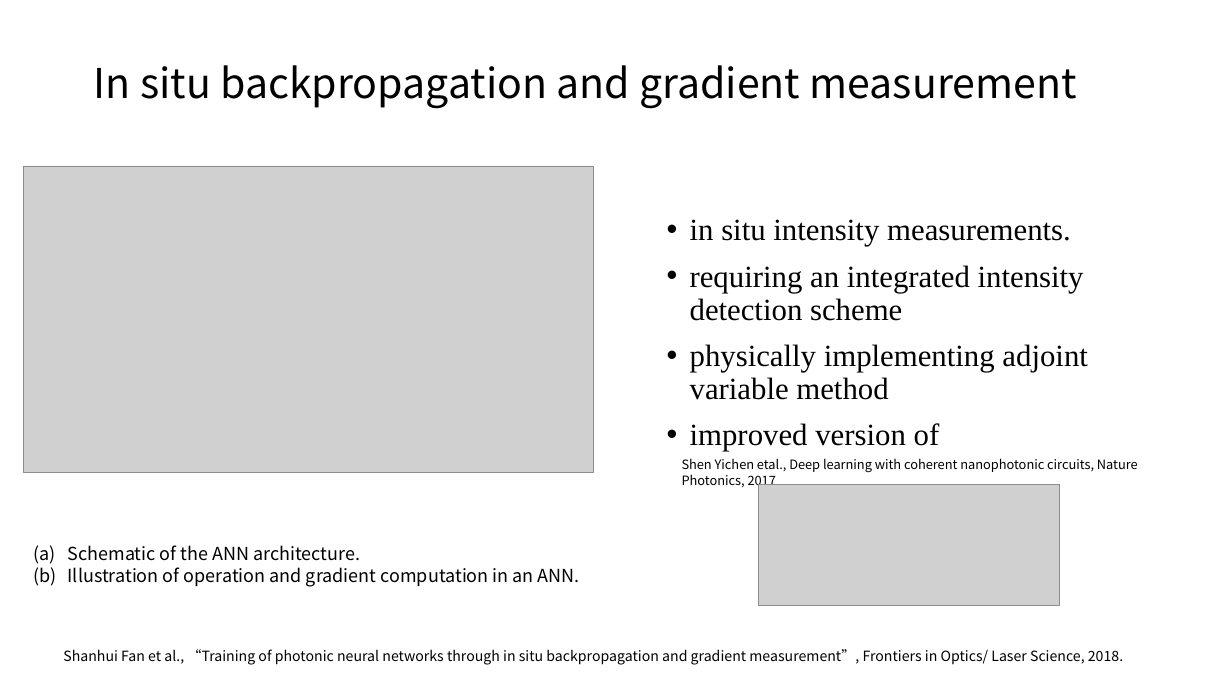
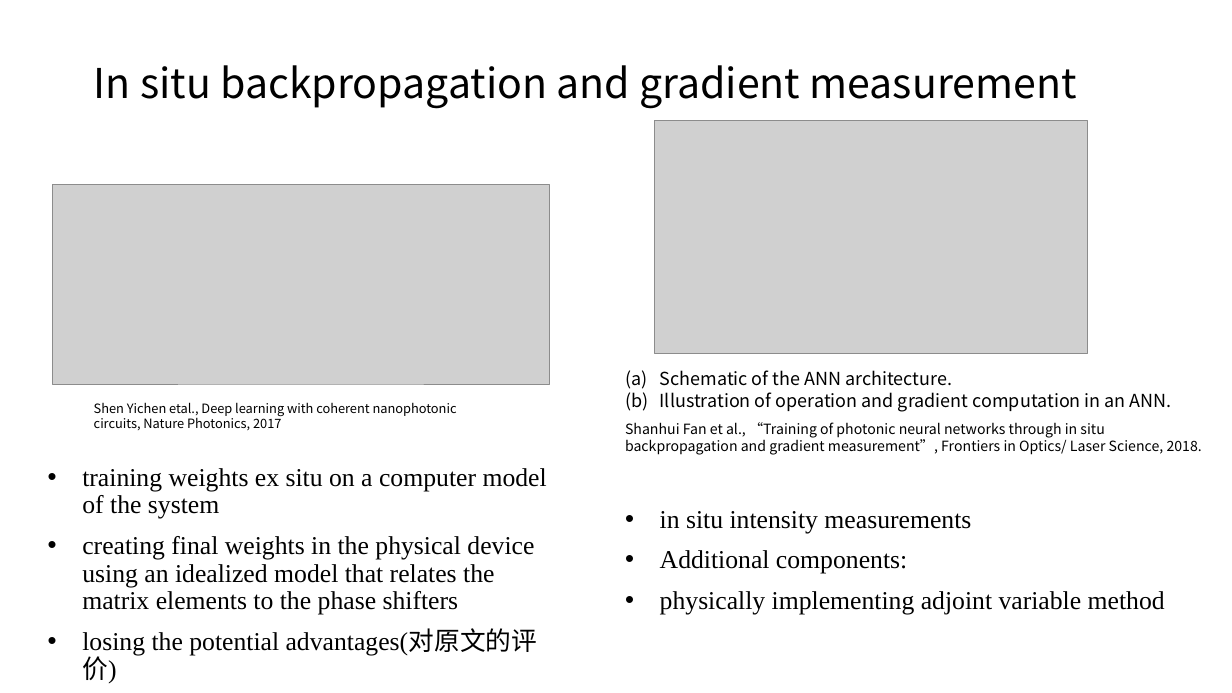
Before and after one commit to lucaschang95/DiscussionWithLin, a slide deck: slide 8 of 20190918 - 光芯片深度学习调研.pptx. Drawn at 1232x693 pixels with LibreOffice and Linux fonts; fonts in the diff are those of the drawing; grey boxes stand for pictures. Boxes give left, top, right and bottom in pixels: in the first picture for what was removed or moved away, otherwise in the second. Text is boxed around its words. In the diff, an @@ line names an element or a change of style, - is before the commit and + after.

```diff
--- a/20190918 - 光芯片深度学习调研.pptx
+++ b/20190918 - 光芯片深度学习调研.pptx
@@ picture: place and size @@
-picture at bbox=[24, 166, 593, 473]
+picture at bbox=[655, 121, 1088, 354]
@@ picture: place and size @@
-picture at bbox=[759, 485, 1059, 605]
+picture at bbox=[53, 185, 550, 384]
@@ text removed at bbox=[690, 219, 1087, 451] @@
-• in situ intensity measurements.
-• requiring an integrated intensity detection scheme
-• physically implementing adjoint variable method
-• improved version of
@@ text "Schematic of the ANN architecture.": place and size @@
-text "Schematic of the ANN architecture." at bbox=[68, 545, 580, 587]
+text "Schematic of the ANN architecture." at bbox=[660, 370, 1172, 412]
@@ text "Shen Yichen etal., Deep learning ..." rewrapped from bbox=[682, 458, 1138, 489] to bbox=[94, 402, 457, 431] @@
@@ text "Shanhui Fan et al., “Training ..." rewrapped from bbox=[63, 649, 1123, 665] to bbox=[625, 422, 1202, 455] @@
@@ text added at bbox=[82, 468, 547, 656], 20 pt, text #000000 @@
+• training weights ex situ on a computer model of the system
+• creating final weights in the physical device using an idealized model that relates the matrix elements to the phase shifters
+• losing the potential advantages(对原文的评价)
@@ text added at bbox=[660, 511, 1165, 614], 20 pt, text #000000 @@
+• in situ intensity measurements
+• Additional components:
+• physically implementing adjoint variable method
```
Also in this commit, not shown: 10 other slides changed, 2 slides added, 3 slides removed.
